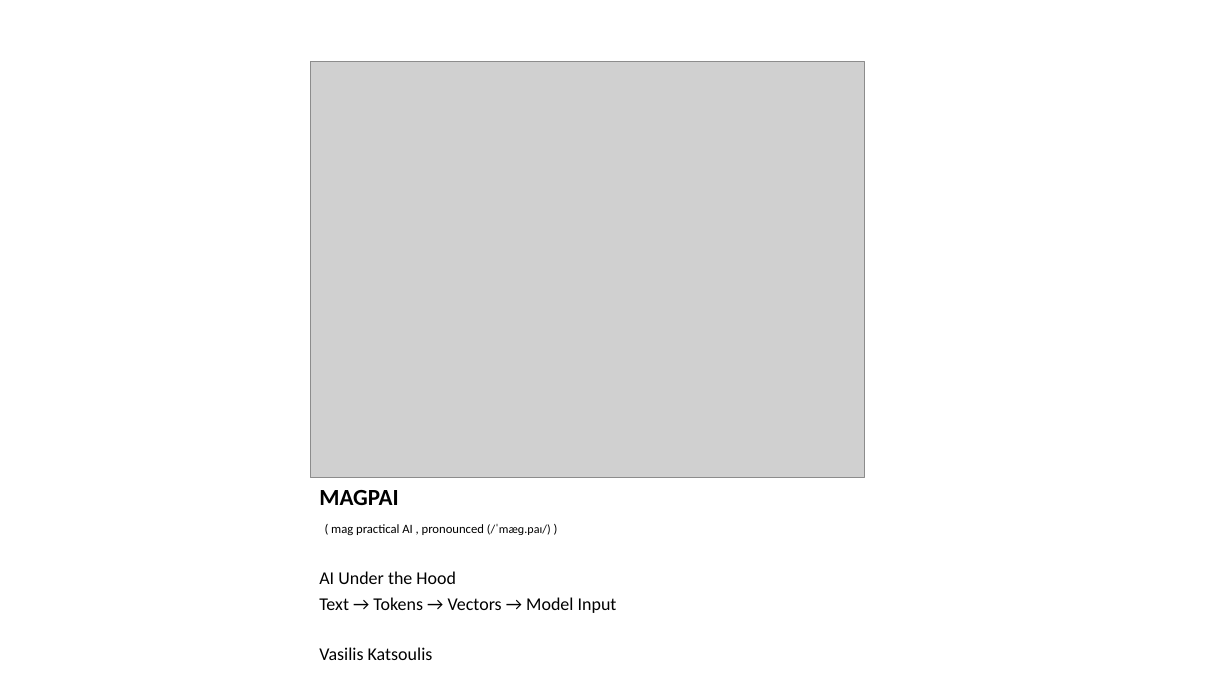
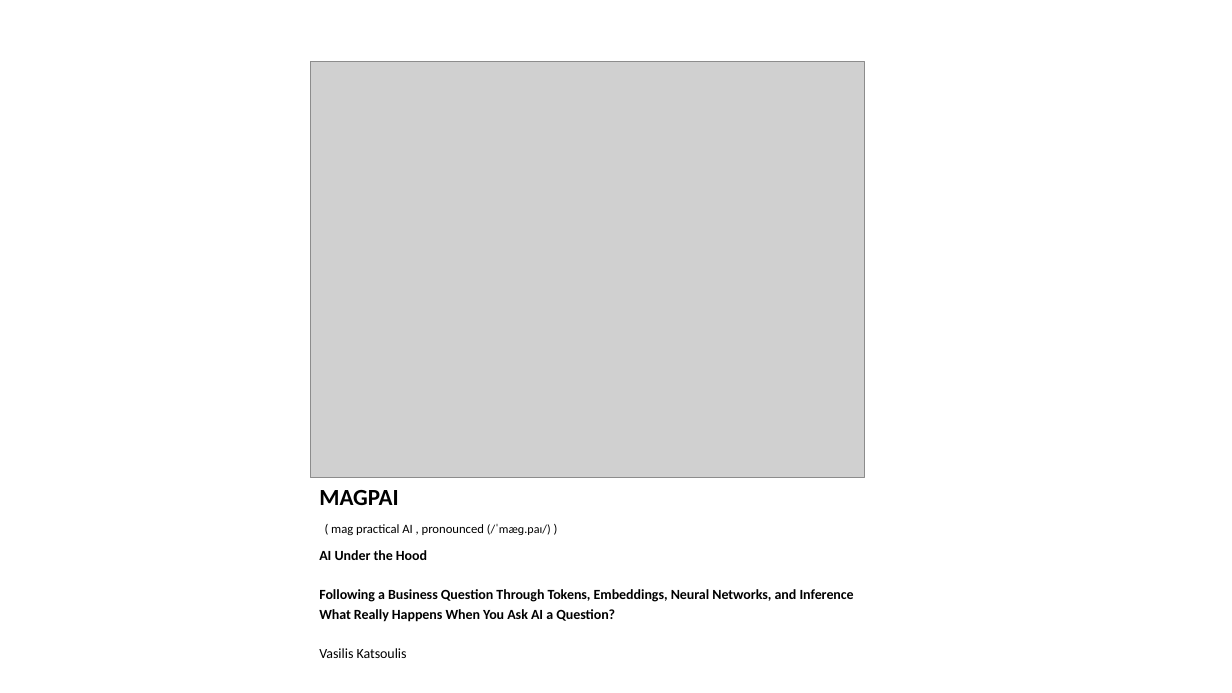
Before and after one commit to javaboy-vk/MAGPAI, a slide deck: slide 1 of pptx/Session_01_Tokens_v1.0.pptx. Drawn at 1232x693 pixels with LibreOffice and Linux fonts; fonts in the diff are those of the drawing; grey boxes stand for pictures. Boxes give left, top, right and bottom in pixels: in the first picture for what was removed or moved away, otherwise in the second. Text is boxed around its words. In the diff, an @@ line names an element or a change of style, - is before the commit and + after.

```diff
--- a/pptx/Session_01_Tokens_v1.0.pptx
+++ b/pptx/Session_01_Tokens_v1.0.pptx
@@ text "AI Under the Hood": place and size @@
-text "AI Under the Hood" at (319, 571, 617, 660)
+text "AI Under the Hood" at (319, 550, 854, 658)
@@ text at (319, 550, 427, 658): size 14 to 10.8 pt in "AI Under the Hood", "Vasilis Katsoulis"; bold on in "AI Under the Hood" @@
@@ text at (319, 589, 854, 622): text changed; size 14 to 10.8 pt; bold on @@
-Text → Tokens → Vectors → Model Input
+Following a Business Question Through Tokens, Embeddings, Neural Networks, and Inference
+What Really Happens When You Ask AI a Question?
```
Also in this commit, not shown: 1 other slide changed, 6 other files.
